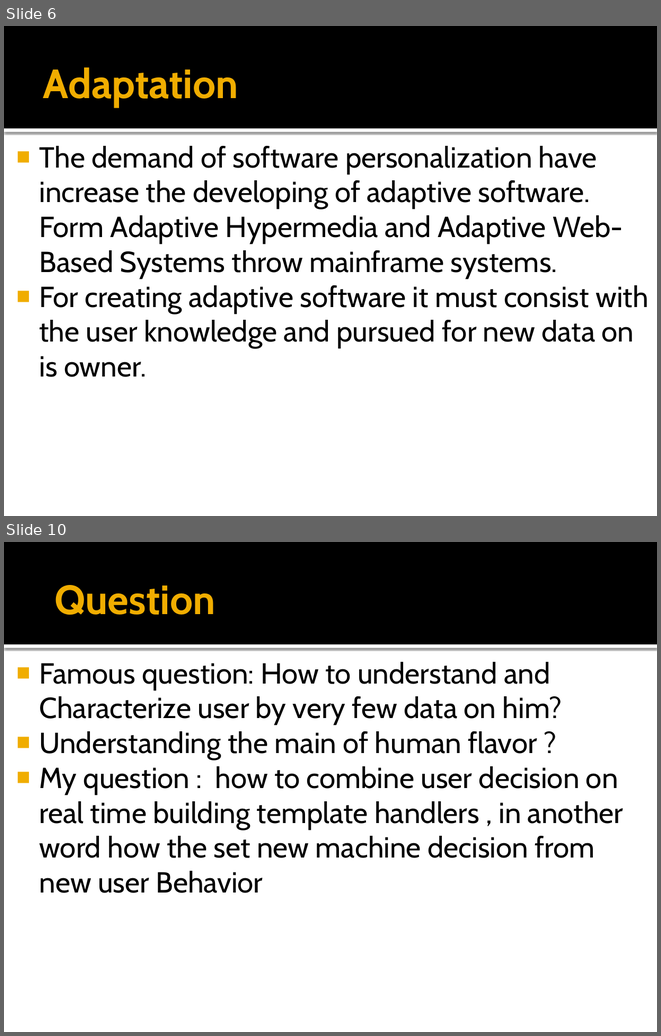
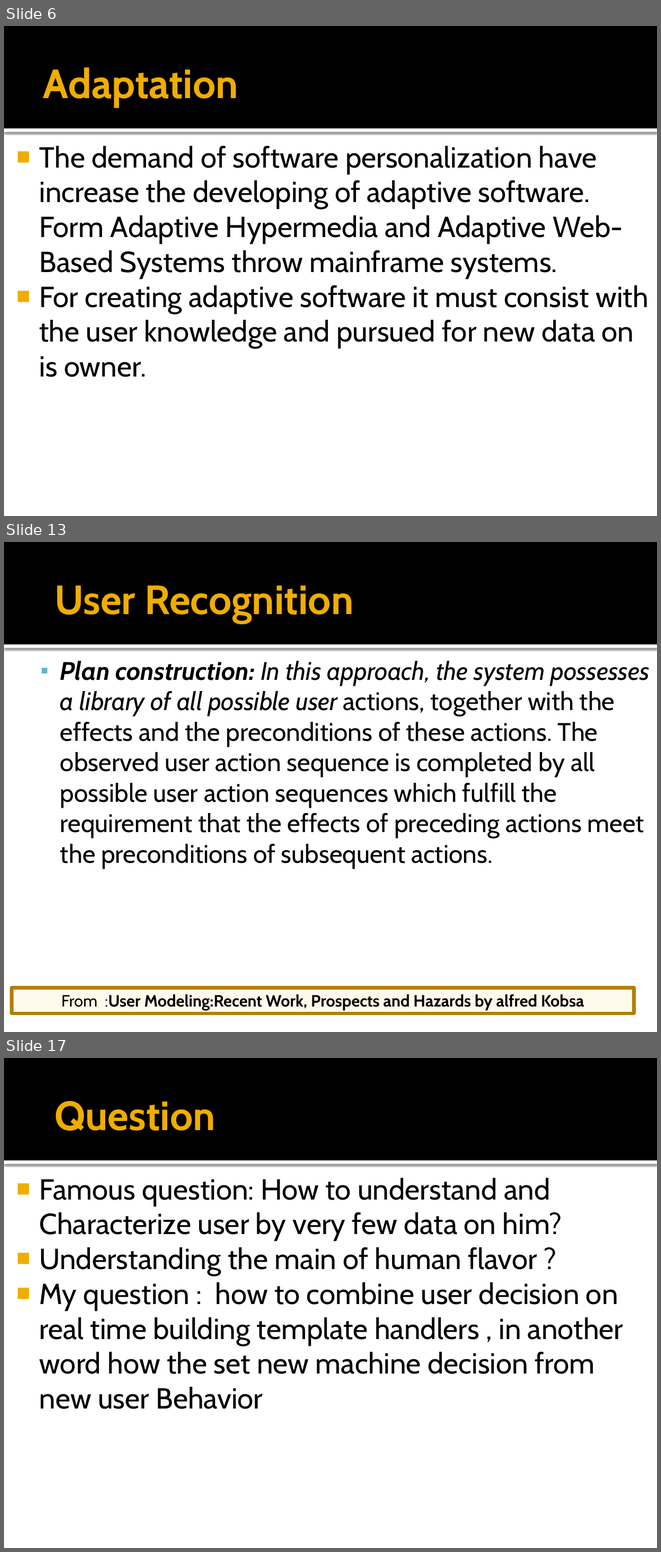
Before and after one commit to ciberuser/school-tools, a slide deck: School/seminar/User modeling full.pptx. Shown one above the other, each under a label of ours: slides 6 and 10 before the commit, slides 6, 13 and 17 after it; the slides between them are not shown. The pictures are 661x1036 and 661x1552 pixels, drawn with LibreOffice and Linux fonts; fonts in the diff are those of the drawing. Boxes give left, top, right and bottom in pixels: in the first picture for what was removed or moved away, otherwise in the second. Text is boxed around its words. In the diff, an @@ line names an element or a change of style, - is before the commit and + after.

```diff
--- a/School/seminar/User modeling full.pptx
+++ b/School/seminar/User modeling full.pptx
@@ slide 13 added at box(4, 542, 657, 1032), background #FFFFFF; not listed: 2 template elements that a slide beside it also shows @@
@@ title added at box(54, 585, 353, 623), 45 pt, text #F0AD00, bold @@
+User Recognition
@@ text added at box(60, 661, 650, 868), 28 pt, text #000000 @@
+  ▪ Plan construction: In this approach, the system possesses a library of all possible user actions, together with the effects and the preconditions of these actions. The observed user action sequence is completed by all possible user action sequences which fulfill the requirement that the effects of preceding actions meet the preconditions of subsequent actions.
@@ rectangle added at box(12, 987, 634, 1013), fill #FFF0C9 at 37% opacity, outline #B28000 3.78 pt, 18 pt, text #000000, bold @@
+From :User Modeling:Recent Work, Prospects and Hazards by alfred Kobsa
@@ what was slide 10 is now slide 17 @@
```
Also in this commit, not shown: 3 slides changed, 6 other slides added.
